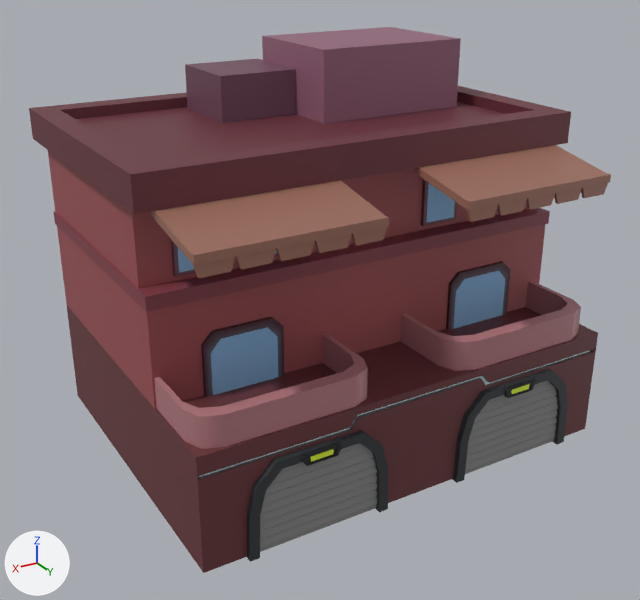
The FBX model Assets/Models/Crossing/Crossing_Buildings/Individual_Buildings/SouthWest_House_07.fbx as it was, and as the next commit left it.
One viewpoint serves both versions: a camera (50 mm lens) standing at (-0.172, -0.138, 0.315) and looking at (-0.442, -0.587, 0.09). Every picture has the same lights, and +X, +Y and +Z are marked at lower left. Where no turn or scale is listed for an object, it has been applied to the vertices.

The first picture shows 'SouthWest_House_07'.
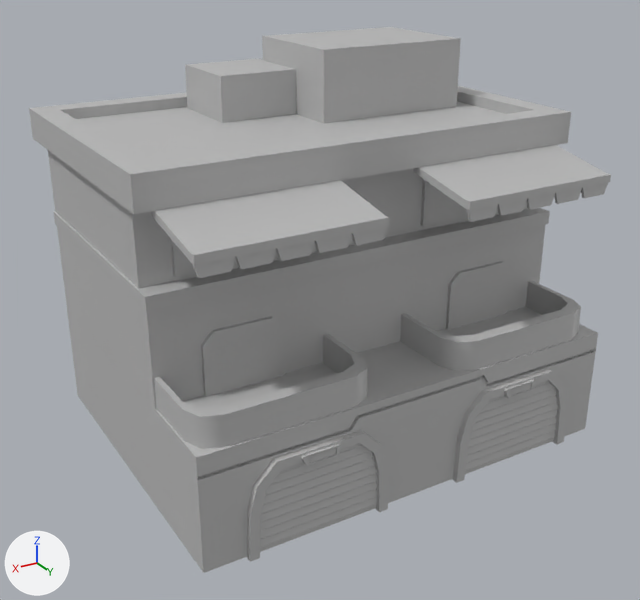
Pixel boxes [x1, y1, x2, y2] of what changed, in the pictures (640 x 600 px):
part 1 of me_mesh, recoloured (brown to grey): [29, 27, 611, 573] in both
part 2 of me_mesh, recoloured: [199, 350, 590, 477] in both

The change, as a list of edits to the scene's bpy script:
```text
Add mat_environment_02:
    mat_environment_02 = principled_material('Environment_02')
    mat_environment_02.base_color = (0.5, 0.5, 0.5)  # grey #bcbcbc
Change me_mesh:
    where me_mesh.from_pydata(...)  # 651 vertices, 467 faces; spans x -0.143..0.143, y -0.117..0.117, z -0.122..0.122
    used by ob_southwest_house_07; location = (-0.447, -0.5993, 0.1208)
    me_mesh part 1: all 458 faces that had it switch from mat_flatcolorbase3 (picture img_plaza_04_diffuse_jpg) to mat_environment_02 (grey #bcbcbc)
    me_mesh part 2: all 9 faces that had it switch from mat_light_illuminate3 (picture img_lights_jpg) to mat_environment_02 (grey #bcbcbc)
```
